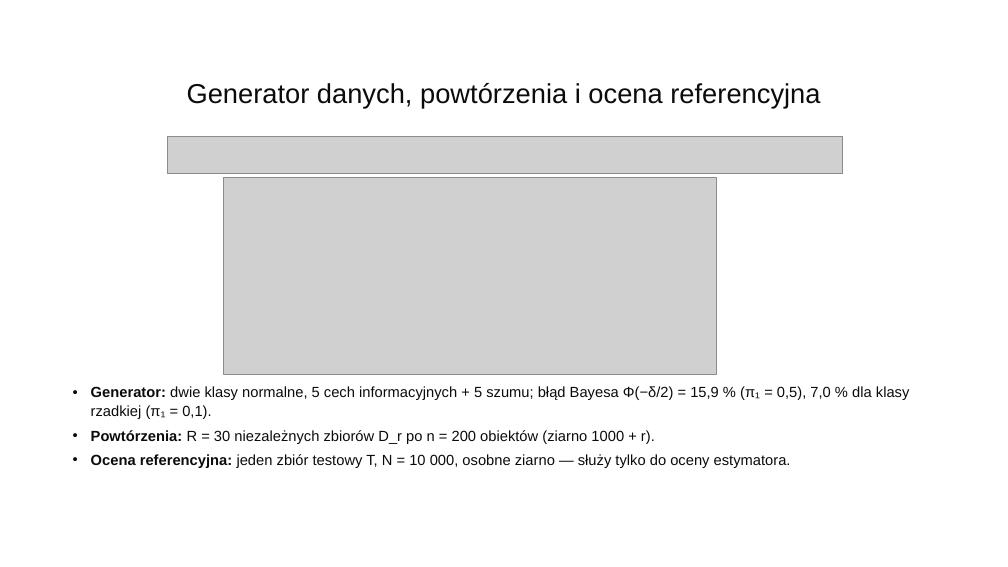
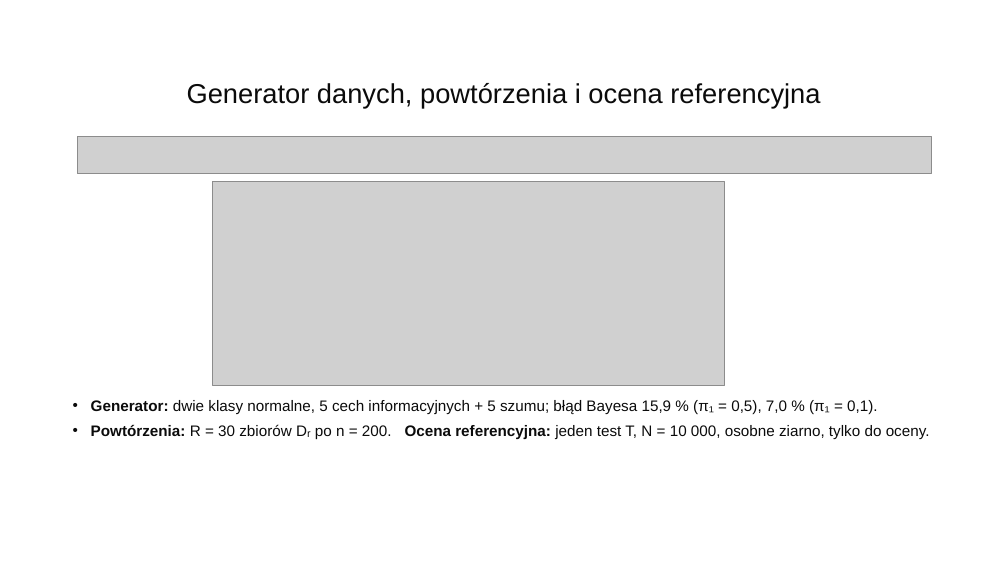
Before and after one commit to FylyppS/rozpoznawanie-wzorcow, a slide deck: slide 7 of etap1/slajdy-etap1.pptx. Drawn at 1008x567 pixels with LibreOffice and Linux fonts; fonts in the diff are those of the drawing; grey boxes stand for pictures; background and template pictures are left out. Boxes give left, top, right and bottom in pixels: in the first picture for what was removed or moved away, otherwise in the second. Text is boxed around its words. In the diff, an @@ line names an element or a change of style, - is before the commit and + after.

```diff
--- a/etap1/slajdy-etap1.pptx
+++ b/etap1/slajdy-etap1.pptx
@@ picture: place and size @@
-picture at bbox=[168, 136, 843, 174]
+picture at bbox=[77, 136, 932, 174]
@@ picture: place and size @@
-picture at bbox=[224, 178, 717, 374]
+picture at bbox=[212, 181, 724, 386]
@@ text at bbox=[91, 400, 930, 439]: text changed; size 14 to 14.5 pt @@
-• Generator: dwie klasy normalne, 5 cech informacyjnych + 5 szumu; błąd Bayesa Φ(−δ/2) = 15,9 % (π₁ = 0,5), 7,0 % dla klasy rzadkiej (π₁ = 0,1).
-• Powtórzenia: R = 30 niezależnych zbiorów D_r po n = 200 obiektów (ziarno 1000 + r).
-• Ocena referencyjna: jeden zbiór testowy T, N = 10 000, osobne ziarno — służy tylko do oceny estymatora.
+• Generator: dwie klasy normalne, 5 cech informacyjnych + 5 szumu; błąd Bayesa 15,9 % (π₁ = 0,5), 7,0 % (π₁ = 0,1).
+• Powtórzenia: R = 30 zbiorów Dᵣ po n = 200. Ocena referencyjna: jeden test T, N = 10 000, osobne ziarno, tylko do oceny.
```
Also in this commit, not shown: 8 other slides changed, 1 slide added, 2 slides removed, 2 other files.
